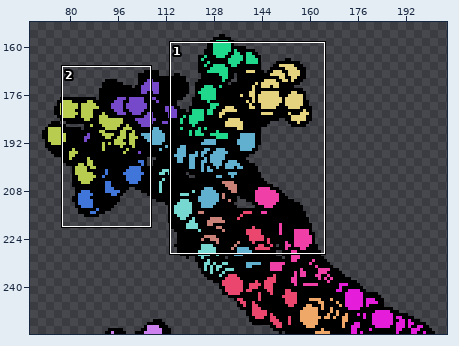
Two states of a sprite sheet, tr_con_dccm/1/rgba/4/0008_0005.png. The first picture is a wide view before the edit; the outline marks the close-up.
Close-up. As it was:
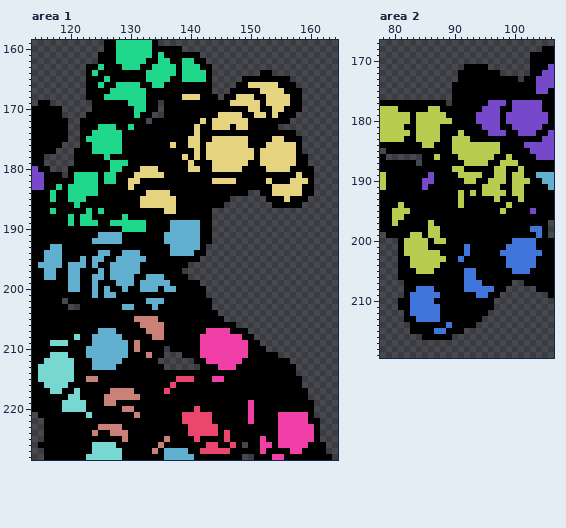
The file is 256x256 pixels. Shown: area 1: x 114..164, y 159..228; area 2: x 78..106, y 167..219. The wide view leaves out empty margins.
After:
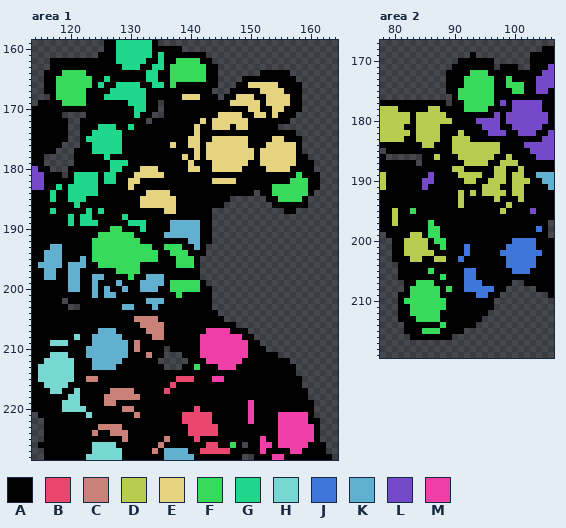
Palette (. is transparent): A #000000  B #eb466d  C #ca8278  D #b8cd50  E #e6d37f  F #37db5b  G #1fd88b  H #77d7d1  J #4075d9  K #61b0cf  L #7648ca  M #f040a7
What changed:
Changed rows in their new state; - is an unchanged pixel.
Area 1:
first column x 116:
161 --------------------------A----------------
162 -AAAAAAAA-----------A-FFFF-A---------------
163 -AAAAAA--A----------AFFFFFF-A--------------
164 AAAFFFF-A----------AAFFFFFF-A---------AAA--
165 AAFFFFFF-----------AAFFFFFF-A------------A-
166 AAFFFFFF-------------F------A-------------A
167 AAFFFFF------------------------------------
168 -AFFFFF------------------------------------
169 -AAFFFFA-----------------------------------
170 ---AAAAA-----------------------------------
first column x 124:
179 ------------------------------------A-
181 ----------------------------------F--A
182 -----------------------------A---FFF-A
183 ------------------------------FFFFFF-A
184 --------------------------A---FFFFFF--
185 -------------------------------FFFF---
186 -----------------------------------A--
187 --------------------------------AA----
189 ---AAA--------------------------------
190 ---FFAAA------------------------------
191 -FFFFFF-------------------------------
192 FFFFFFFF----AAAA----------------------
193 FFFFFFFFFF--FFFAA---------------------
194 FFFFFFFFFFF--FFFA---------------------
195 FFFFFFFFFFF---FFF---------------------
196 AFFFFFFF------FFFA--------------------
197 -A-AFFFF-------AAA--------------------
198 ---AAAF---------AA--------------------
199 -----AA-----AFFFFFA-------------------
200 ------------AFFFFF-A------------------
201 --------------F----A------------------
first column x 139:
212 -A-
213 AAF
first column x 122:
219 A
first column x 146:
224 A-
225 A-
226 -F
Area 2:
first column x 89:
169 ----A---------
170 --AAAAAA------
171 -AA----A-AAA--
172 AA--FFF--AAAAA
173 AA-FFFFF--F-A-
174 A--FFFFF--FFF-
175 A-FFFFFF---FF-
176 --FFFFFF------
177 ---FFFFFA-----
178 ---FFFFAA-----
179 -----AAA------
first column x 80:
194 -A-----------------------
195 -AAF---------------------
196 -A-----------------------
197 ------F------------------
198 ------FF---------------A-
199 ------FF----------------A
200 A------FF----------------
201 A-------F----------------
202 A------A-----------------
203 A----AA------------------
204 ---AAAAA-----------------
205 ----AAF------------------
206 --------F----------------
207 ----FFF------------------
208 ---FFFFF-F---------------
209 -A-FFFFF-----------------
210 --FFFFFFF----------------
211 ---FFFFFF----------------
212 -A-FFFFF-----------------
213 -A--FFFF-----------------
214 --A-----FA---------------
215 --A--FFFA----------------
216 ---AA--------------------
